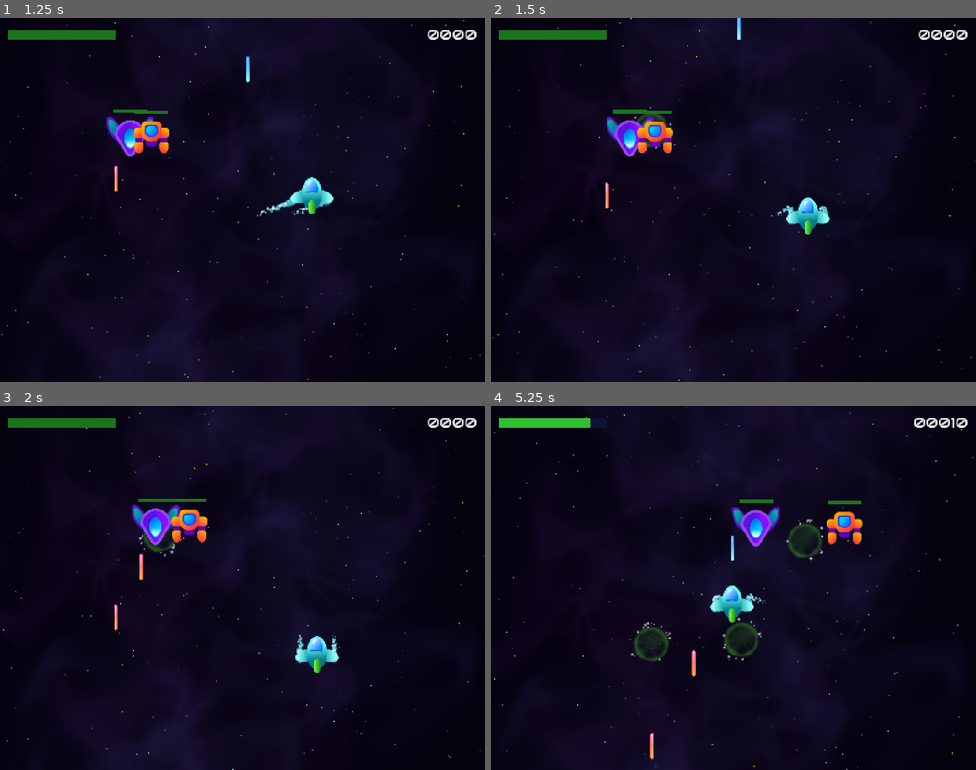
Above: before the commit, frames 1-4 (two rows, left to right).
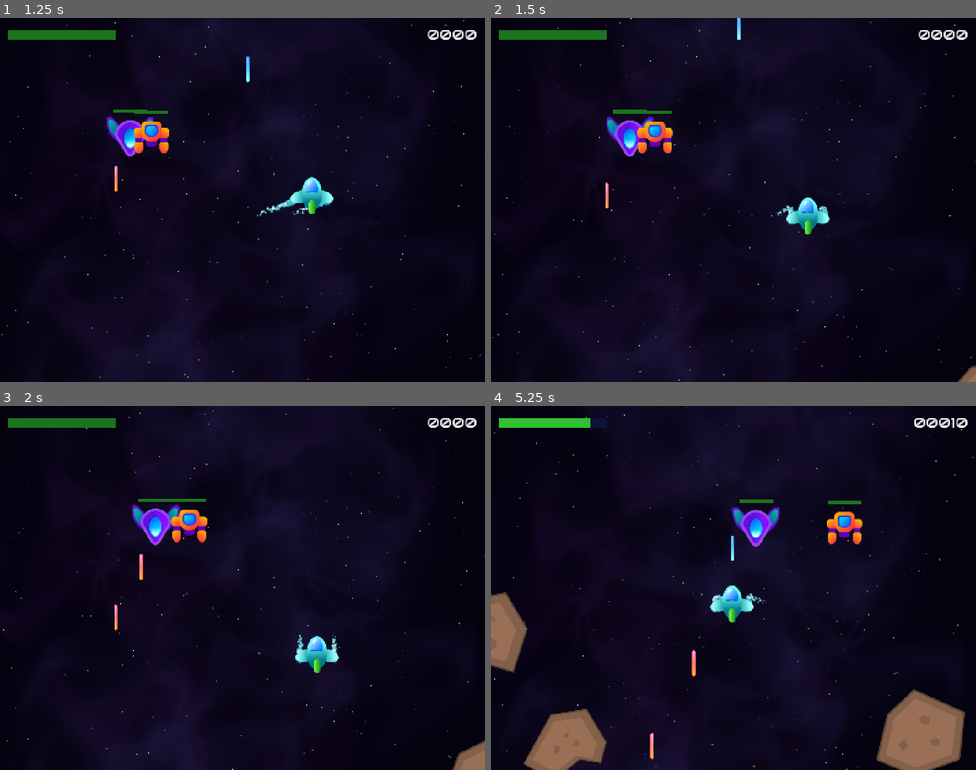
Above: after the commit, the same moments.

Repository: DaveM7788/space-ace-46
Game: Godot game, scene res://Scenes/Level/level.tscn
The game is run twice, just before and just after one commit, with the same random seed, the same clock (stepped at 60 frames per second) and the same inputs. Sound files missing from this copy of the repository are replaced by a short silence.
Inputs:
- Up to frame 1 (1.25 s): hold D (right) from 0.53 s (still down); tap Space (shoot) at 0.6 s
- Up to frame 2 (1.5 s): release D (right) at 1.28 s; hold S (down) from 1.28 s (still down); tap T (test) at 1.35 s
- Up to frame 3 (2 s): keep holding S (down)
- Up to frame 4 (5.25 s): release S (down) at 2.03 s; hold D (right) 2.03-2.78 s; tap Space (shoot) at 2.1, 3.6, 5.1 s; hold W (up) 2.78-3.53 s; tap T (test) at 2.85, 4.35 s; hold A (left) 3.53-5.03 s; hold S (down) from 5.03 s (still down)

Frame 1 is identical in both runs. In frame 2, 0.2% of the frame differs, in the area x 29-100%, y 24-100%; in frame 3, 0.5%; in frame 4, 7.4%, in the area x 0-98%, y 30-100%.

Commit message:
Add asteroids
Can explode into pieces too

Diff:
--- a/Classes/SpaceUtils.gd
+++ b/Classes/SpaceUtils.gd
@@ -5,3 +5,31 @@
 	timer: Timer, target: float, variance: float
 ) -> void:
 	timer.start(target + randf_range(-variance, variance))
+
+
+static func get_point_outside_rect(
+	rect: Rect2, margin: float
+) -> Vector2:
+	var r: Rect2 = rect.grow(margin)
+	var side: int = randi_range(1, 4)
+	var rand_x: float = randf_range(r.position.x, r.end.x)
+	var rand_y: float = randf_range(r.position.y, r.end.y)
+	match side:
+		# top
+		1: return Vector2(rand_x, r.position.y)
+		# bottom
+		2: return Vector2(rand_x, r.end.y)
+		# left
+		3: return Vector2(r.position.x, rand_y)
+		# right
+		_: return Vector2(r.end.x, rand_y)
+
+
+static func random_point_in_rect(
+	rect: Rect2, margin: float
+) -> Vector2:
+	var r: Rect2 = rect.grow(margin)
+	return Vector2(
+		randf_range(r.position.x, r.end.x),
+		randf_range(r.position.y, r.end.y)
+	)
--- a/Components/HitBox/hit_box.gd
+++ b/Components/HitBox/hit_box.gd
@@ -15,7 +15,7 @@
 			apply_shape()
 
 @onready var invincibility_timer: Timer = $InvincibilityTimer
-@export var invincible_time := 0.1
+@export var invincible_time := 0.0
 var _invincible := false
 
 func _ready() -> void:
@@ -29,8 +29,10 @@
 
 func reset() -> void:
 	_collisions_left = max_collisions
-	invincibility_timer.start(invincible_time)
-	_invincible = true
+	_invincible = false
+	if !is_zero_approx(invincible_time):
+		invincibility_timer.start(invincible_time)
+		_invincible = true
 
 
 func _on_area_entered(area: Area2D) -> void:
--- a/Components/HitBox/hit_box.tscn
+++ b/Components/HitBox/hit_box.tscn
@@ -4,11 +4,12 @@
 
 [node name="HitBox" type="Area2D" unique_id=389845805]
 script = ExtResource("1_166m1")
-invincible_time = null
+invincible_time = 0.1
 
 [node name="CollisionShape2D" type="CollisionShape2D" parent="." unique_id=192840964]
 
 [node name="InvincibilityTimer" type="Timer" parent="." unique_id=2125041004]
+wait_time = 0.1
 one_shot = true
 
 [connection signal="area_entered" from="." to="." method="_on_area_entered"]
--- /dev/null
+++ b/Components/Movement/asteroid_movement.gd
@@ -0,0 +1,28 @@
+extends Mover
+
+const MARGIN_OUT := 80.0
+const MARGIN_IN := 300.0
+var _base_rotation_speed := 0
+
+
+func _ready() -> void:
+	_base_rotation_speed = rotation_speed_degrees
+	super()
+
+
+func setup_velocity() -> void:
+	var start_pos := SpaceUtils.get_point_outside_rect(
+		_parent.get_viewport_rect(),
+		MARGIN_OUT
+	)
+	var direction := start_pos.direction_to(
+		SpaceUtils.random_point_in_rect(
+			_parent.get_viewport_rect(),
+			-MARGIN_IN
+		)
+	)
+	_velocity = speed * direction
+	_parent.global_position = start_pos
+	_parent.rotation_degrees = randf_range(0, 360)
+	rotation_speed_degrees = _base_rotation_speed * randf_range(0.8, 1.2)
+	rotation_speed_degrees *= sign(randf_range(-1, 1))
--- /dev/null
+++ b/Components/Movement/asteroid_movement.tscn
@@ -0,0 +1,6 @@
+[gd_scene format=3 uid="uid://cxdsonoofxmvx"]
+
+[ext_resource type="Script" uid="uid://7jbbpr0r56m6" path="res://Components/Movement/asteroid_movement.gd" id="1_bcsgt"]
+
+[node name="AsteroidMovement" type="Node" unique_id=1995862719]
+script = ExtResource("1_bcsgt")
--- /dev/null
+++ b/Scenes/AsteroidExplosion/asteroid_explosion.gd
@@ -0,0 +1,29 @@
+class_name AsteroidExplosion extends Poolable
+
+@onready var pieces: Node2D = $Pieces
+@onready var timer: Timer = $Timer
+@onready var sound: AudioStreamPlayer = $Sound
+
+var _pieces: Array[AsteroidPiece] = []
+
+func _ready() -> void:
+	for item in pieces.get_children():
+		if item is AsteroidPiece:
+			_pieces.append(item)
+			item.reset()
+
+
+func deactivate() -> void:
+	for p in _pieces:
+		p.reset()
+	super()
+
+
+func activate() -> void:
+	super()
+	timer.start()
+	sound.play()
+
+
+func _on_timer_timeout() -> void:
+	deactivate()
--- /dev/null
+++ b/Scenes/AsteroidExplosion/asteroid_explosion.tscn
@@ -0,0 +1,52 @@
+[gd_scene format=3 uid="uid://cm3iqnae6t1xx"]
+
+[ext_resource type="Script" uid="uid://d4ch28hp0886b" path="res://Scenes/AsteroidExplosion/asteroid_explosion.gd" id="1_w6nev"]
+[ext_resource type="PackedScene" uid="uid://c6l3aaet3kqak" path="res://Scenes/AsteroidExplosion/asteroid_piece.tscn" id="3_lyvy7"]
+[ext_resource type="AudioStream" uid="uid://drblkib7yw824" path="res://Assets/Sounds/AsteroidExplosion.wav" id="4_lyvy7"]
+
+[node name="AsteroidExplosion" type="Node2D" unique_id=1175529413]
+script = ExtResource("1_w6nev")
+
+[node name="Pieces" type="Node2D" parent="." unique_id=1802446303]
+
+[node name="AsteroidPiece" parent="Pieces" unique_id=1726832487 instance=ExtResource("3_lyvy7")]
+position = Vector2(-27, -22)
+
+[node name="AsteroidPiece2" parent="Pieces" unique_id=1825599200 instance=ExtResource("3_lyvy7")]
+position = Vector2(16, -44)
+
+[node name="AsteroidPiece3" parent="Pieces" unique_id=156262177 instance=ExtResource("3_lyvy7")]
+position = Vector2(46, -22)
+
+[node name="AsteroidPiece4" parent="Pieces" unique_id=1882981995 instance=ExtResource("3_lyvy7")]
+position = Vector2(34, 17)
+
+[node name="AsteroidPiece5" parent="Pieces" unique_id=238081066 instance=ExtResource("3_lyvy7")]
+position = Vector2(-8, 31)
+
+[node name="AsteroidPiece6" parent="Pieces" unique_id=1458044147 instance=ExtResource("3_lyvy7")]
+position = Vector2(-49, 7)
+
+[node name="AsteroidPiece7" parent="Pieces" unique_id=368024053 instance=ExtResource("3_lyvy7")]
+position = Vector2(-45, 35)
+
+[node name="AsteroidPiece8" parent="Pieces" unique_id=1071331693 instance=ExtResource("3_lyvy7")]
+position = Vector2(-25, -46)
+
+[node name="AsteroidPiece9" parent="Pieces" unique_id=1414985831 instance=ExtResource("3_lyvy7")]
+position = Vector2(52, 11)
+
+[node name="AsteroidPiece10" parent="Pieces" unique_id=560257788 instance=ExtResource("3_lyvy7")]
+position = Vector2(41, -50)
+
+[node name="AsteroidPiece11" parent="Pieces" unique_id=244815616 instance=ExtResource("3_lyvy7")]
+position = Vector2(10, -16)
+
+[node name="Sound" type="AudioStreamPlayer" parent="." unique_id=1716922526]
+stream = ExtResource("4_lyvy7")
+
+[node name="Timer" type="Timer" parent="." unique_id=1844850611]
+wait_time = 3.0
+one_shot = true
+
+[connection signal="timeout" from="Timer" to="." method="_on_timer_timeout"]
--- /dev/null
+++ b/Scenes/AsteroidExplosion/asteroid_piece.gd
@@ -0,0 +1,27 @@
+class_name AsteroidPiece extends Node2D
+
+@export var speed := 150.0
+@export var rotation_speed_degrees := 360
+@export var textures: Array[Texture2D] = []
+@onready var sprite_2d: Sprite2D = $Sprite2D
+
+var _rotation_speed_degrees := 0.0
+var _start_position: Vector2
+var _velocity := Vector2.RIGHT
+
+
+func _ready() -> void:
+	_start_position = position
+
+
+func _process(delta: float) -> void:
+	position += _velocity * delta
+	rotation_degrees += _rotation_speed_degrees * delta
+
+
+func reset() -> void:
+	position = _start_position
+	_rotation_speed_degrees = rotation_speed_degrees * randf_range(0.6, 1.2)
+	_rotation_speed_degrees *= sign(randf_range(-1, 1))
+	_velocity = position.normalized() * speed * randf_range(0.6, 1.2)
+	sprite_2d.texture = textures.pick_random()
--- /dev/null
+++ b/Scenes/AsteroidExplosion/asteroid_piece.tscn
@@ -0,0 +1,17 @@
+[gd_scene format=3 uid="uid://c6l3aaet3kqak"]
+
+[ext_resource type="Script" uid="uid://bn0ev6k46lnad" path="res://Scenes/AsteroidExplosion/asteroid_piece.gd" id="1_gj2lb"]
+[ext_resource type="Texture2D" uid="uid://bi0t73ml8n6fv" path="res://Assets/Images/AsteroidPiece5.png" id="2_2avxj"]
+[ext_resource type="Texture2D" uid="uid://c13uv2xa55lta" path="res://Assets/Images/AsteroidPiece2.png" id="2_4p47x"]
+[ext_resource type="Texture2D" uid="uid://bw4pgccejfey6" path="res://Assets/Images/AsteroidPiece3.png" id="3_y35cg"]
+[ext_resource type="Texture2D" uid="uid://dakocnp11jgp" path="res://Assets/Images/AsteroidPiece4.png" id="4_rk7e2"]
+
+[node name="AsteroidPiece" type="Node2D" unique_id=1726832487]
+script = ExtResource("1_gj2lb")
+speed = 730.0
+rotation_speed_degrees = 720
+textures = Array[Texture2D]([ExtResource("2_4p47x"), ExtResource("3_y35cg"), ExtResource("4_rk7e2"), ExtResource("2_2avxj")])
+
+[node name="Sprite2D" type="Sprite2D" parent="." unique_id=1819267841]
+scale = Vector2(0.4, 0.4)
+texture = ExtResource("2_2avxj")
--- a/Scenes/Enemies/enemy_base.tscn
+++ b/Scenes/Enemies/enemy_base.tscn
@@ -23,7 +23,7 @@
 [node name="HitBox" parent="." unique_id=389845805 instance=ExtResource("3_wmxvo")]
 collision_layer = 2
 collision_mask = 9
-damage_dealt = 15
+invincible_time = 0.0
 
 [node name="HealthBar" parent="." unique_id=1403744379 instance=ExtResource("4_b1gup")]
 
--- a/Scenes/Level/level.tscn
+++ b/Scenes/Level/level.tscn
@@ -3,7 +3,7 @@
 [ext_resource type="PackedScene" uid="uid://btx2hjtk0ch8q" path="res://Scenes/Background/background.tscn" id="1_1ov45"]
 [ext_resource type="PackedScene" uid="uid://datl8gs6gwbx2" path="res://Scenes/Player/player.tscn" id="1_iheil"]
 [ext_resource type="PackedScene" uid="uid://do7dfdwda6f0s" path="res://Scenes/ObjectContainer/object_container.tscn" id="3_06ioy"]
-[ext_resource type="PackedScene" uid="uid://c10jsud2nr3f7" path="res://Scenes/PowerUp/power_up.tscn" id="4_unl86"]
+[ext_resource type="PackedScene" uid="uid://cyvtr5xho74eu" path="res://Scenes/Projectiles/asteroid.tscn" id="4_unl86"]
 [ext_resource type="Texture2D" uid="uid://dprqbgn7s2x1i" path="res://Assets/Images/Enemy1.png" id="5_7i4w6"]
 [ext_resource type="PackedScene" uid="uid://dmu6e53qscsqx" path="res://Components/Movement/targeted_mover.tscn" id="6_q8n36"]
 [ext_resource type="Texture2D" uid="uid://cwglbn1jaqif5" path="res://Assets/Images/HomingMissile.png" id="7_362x8"]
--- a/Scenes/Player/player.tscn
+++ b/Scenes/Player/player.tscn
@@ -33,5 +33,6 @@
 collision_mask = 6
 damage_dealt = 0
 collision_shape = SubResource("CircleShape2D_dd0ac")
+invincible_time = 0.0
 
 [connection signal="hit" from="HitBox" to="." method="_on_hit_box_hit"]
--- /dev/null
+++ b/Scenes/Projectiles/asteroid.gd
@@ -0,0 +1,9 @@
+class_name Asteroid extends BaseProjectile
+
+@export var textures: Array[Texture2D] = []
+@onready var sprite_2d: Sprite2D = $Sprite2D
+
+
+func _ready() -> void:
+	super()
+	sprite_2d.texture = textures.pick_random()
--- /dev/null
+++ b/Scenes/Projectiles/asteroid.tscn
@@ -0,0 +1,33 @@
+[gd_scene format=3 uid="uid://cyvtr5xho74eu"]
+
+[ext_resource type="PackedScene" uid="uid://ccjivj6wbl5gt" path="res://Scenes/Projectiles/base_projectile.tscn" id="1_527wo"]
+[ext_resource type="Script" uid="uid://ccsoa5adcb8yp" path="res://Scenes/Projectiles/asteroid.gd" id="2_ext04"]
+[ext_resource type="Texture2D" uid="uid://b5yc0v6p673e" path="res://Assets/Images/Asteroid1.png" id="3_8jghs"]
+[ext_resource type="Texture2D" uid="uid://chrl5r0ktal67" path="res://Assets/Images/Asteroid2.png" id="4_ywq8u"]
+[ext_resource type="Texture2D" uid="uid://dfom8nueydqdy" path="res://Assets/Images/Asteroid3.png" id="5_yitw0"]
+[ext_resource type="PackedScene" uid="uid://cm3iqnae6t1xx" path="res://Scenes/AsteroidExplosion/asteroid_explosion.tscn" id="6_yitw0"]
+[ext_resource type="PackedScene" uid="uid://cxdsonoofxmvx" path="res://Components/Movement/asteroid_movement.tscn" id="6_ywq8u"]
+
+[sub_resource type="CircleShape2D" id="CircleShape2D_8jghs"]
+radius = 100.0
+
+[node name="Asteroid" unique_id=231830469 instance=ExtResource("1_527wo")]
+script = ExtResource("2_ext04")
+textures = Array[Texture2D]([ExtResource("3_8jghs"), ExtResource("4_ywq8u"), ExtResource("5_yitw0")])
+explosion_scene = ExtResource("6_yitw0")
+explosion_margin = 0.0
+points = 20
+
+[node name="LifeTimer" parent="." index="2" unique_id=95993928]
+wait_time = 25.0
+
+[node name="HitBox" parent="." index="3" unique_id=389845805]
+collision_layer = 20
+collision_mask = 8
+max_collisions = 5
+collision_shape = SubResource("CircleShape2D_8jghs")
+invincible_time = 0.0
+
+[node name="AsteroidMovement" parent="." index="4" unique_id=1995862719 instance=ExtResource("6_ywq8u")]
+speed = 70.0
+rotation_speed_degrees = 50.0
--- a/Scenes/Projectiles/base_projectile.tscn
+++ b/Scenes/Projectiles/base_projectile.tscn
@@ -15,6 +15,7 @@
 one_shot = true
 
 [node name="HitBox" parent="." unique_id=389845805 instance=ExtResource("2_cirke")]
+invincible_time = 0.0
 
 [connection signal="screen_exited" from="ScreenNotifier" to="." method="_on_screen_notifier_screen_exited"]
 [connection signal="timeout" from="LifeTimer" to="." method="_on_life_timer_timeout"]
Not shown, added: Components/Movement/asteroid_movement.gd.uid
Not shown, added: Scenes/AsteroidExplosion/asteroid_explosion.gd.uid
Not shown, added: Scenes/AsteroidExplosion/asteroid_piece.gd.uid
Not shown, added: Scenes/Projectiles/asteroid.gd.uid
